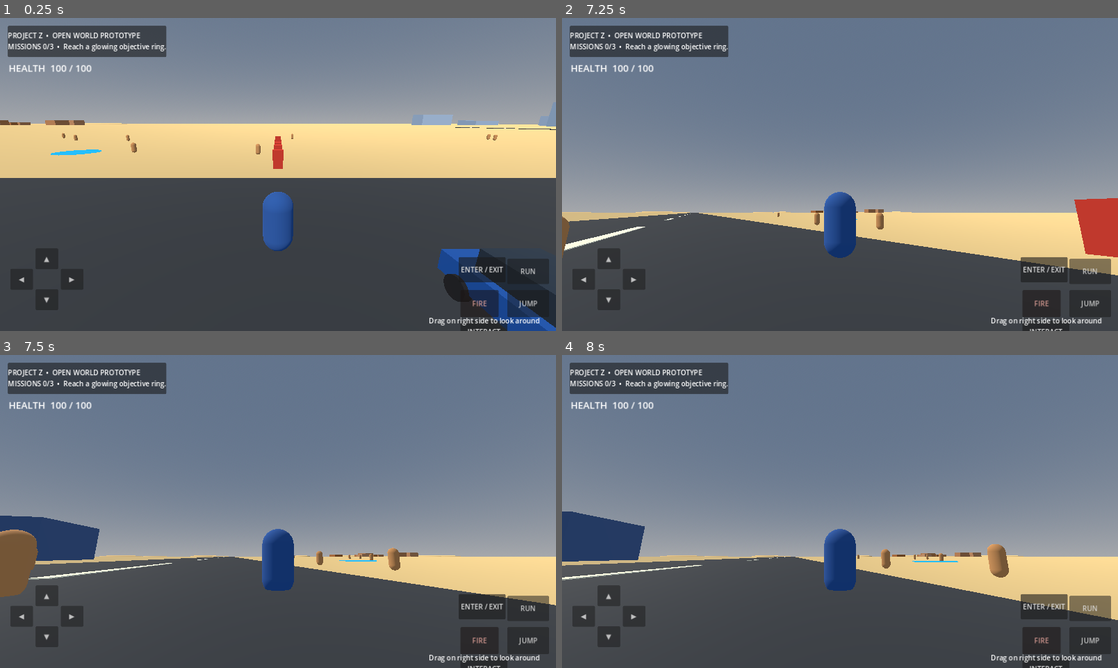
Above: before the commit, frames 1-4 (two rows, left to right).
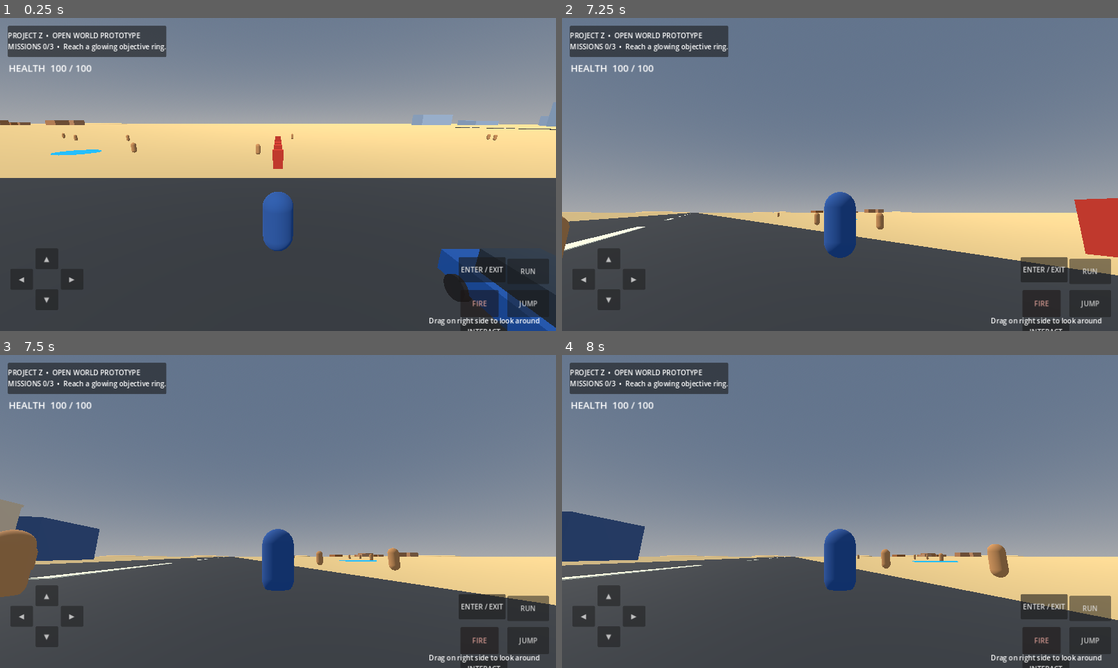
Above: after the commit, the same moments.

Repository: gyarasigujjar57-ops/ProjectZ-OpenWorld
Game: Godot game, scene res://scenes/Main.tscn
Two runs of this game, one before a commit and one after it. Both use one fixed random seed, a clock stepped at 60 frames per second and the inputs below.
Inputs (mouse positions are in pixels of both pictures, inside the frame that each line leads up to):
- Up to frame 1 (0.25 s): no input
- Up to frame 2 (7.25 s): tap Enter (ui_accept) at 0.5, 0.77, 6.77 s; move the mouse to (812, 237) at 0.52 s; hold Up (ui_up) 0.53-1.25 s; tap E at 0.6 s; click (812, 237) at 0.67 s; click "▲" at 1.25 s; click "▼" at 2 s; click "◀" at 2.75 s; click "▶" at 3.5 s; click "JUMP" at 4.25 s; click "FIRE" at 5 s; click "RUN" at 5.75 s; move the mouse to (878, 177) at 6.52 s; hold Up (ui_up) from 6.53 s (still down); tap F at 6.6 s
- Up to frame 3 (7.5 s): keep holding Up (ui_up); move the mouse to (233, 508) at 7.27 s; hold Shift from 7.28 s (still down)
- Up to frame 4 (8 s): keep holding Up (ui_up); keep holding Shift

Frames 1-2 are identical in both runs. In frame 3, 0.3% of the frame differs, in the area x 0-5%, y 46-57%; in frame 4, nothing differs.

Commit message:
Add integrated walkable furnished two-storey family home

Diff:
--- a/scripts/main.gd
+++ b/scripts/main.gd
@@ -12,6 +12,7 @@
 	_make_environment()
 	_make_ground()
 	_make_regions()
+	_make_home_compound()
 	_make_roads()
 	_make_targets()
 	_make_vehicle()
@@ -293,3 +294,134 @@
 		]
 		var line: String = lines[randi() % lines.size()]
 		ui_label.text = npc_name + "\n\"" + line + "\""
+
+
+# Starter family home: walkable two-storey house, roof tank, furnished rooms and five residents.
+func _make_home_compound() -> void:
+	var home := Node3D.new()
+	home.name = "WalkableFamilyHome"
+	home.position = Vector3(-22, 0, 20)
+	add_child(home)
+	var plaster := _home_material(Color(0.83, 0.72, 0.57))
+	var trim := _home_material(Color(0.42, 0.24, 0.15))
+	var floor_mat := _home_material(Color(0.56, 0.42, 0.29))
+	var blue := _home_material(Color(0.12, 0.32, 0.62))
+	var cream := _home_material(Color(0.86, 0.81, 0.67))
+	var green := _home_material(Color(0.18, 0.42, 0.28))
+	var pink := _home_material(Color(0.78, 0.26, 0.42))
+	# Ground-floor slab and first-floor slab. The front has a real doorway gap.
+	_home_box(home, "GroundFloor", Vector3(0, 0.12, 0), Vector3(12, 0.24, 10), floor_mat, true)
+	_home_box(home, "FirstFloor", Vector3(0, 3.15, 0), Vector3(12, 0.24, 10), floor_mat, true)
+	# Ground-floor walls, deliberately leaving the front entrance open.
+	_home_box(home, "BackWall", Vector3(0, 1.55, -4.9), Vector3(12, 3.1, 0.22), plaster, true)
+	_home_box(home, "LeftWall", Vector3(-5.9, 1.55, 0), Vector3(0.22, 3.1, 10), plaster, true)
+	_home_box(home, "RightWall", Vector3(5.9, 1.55, 0), Vector3(0.22, 3.1, 10), plaster, true)
+	_home_box(home, "FrontLeftWall", Vector3(-4.7, 1.55, 4.9), Vector3(2.4, 3.1, 0.22), plaster, true)
+	_home_box(home, "FrontRightWall", Vector3(4.7, 1.55, 4.9), Vector3(2.4, 3.1, 0.22), plaster, true)
+	_home_box(home, "FrontLintel", Vector3(0, 2.85, 4.9), Vector3(7, 0.5, 0.22), plaster, true)
+	# Upper storey walls and open landing access.
+	_home_box(home, "UpperBackWall", Vector3(0, 4.7, -4.9), Vector3(12, 3.1, 0.22), plaster, true)
+	_home_box(home, "UpperLeftWall", Vector3(-5.9, 4.7, 0), Vector3(0.22, 3.1, 10), plaster, true)
+	_home_box(home, "UpperRightWall", Vector3(5.9, 4.7, 0), Vector3(0.22, 3.1, 10), plaster, true)
+	_home_box(home, "UpperFrontLeft", Vector3(-4.4, 4.7, 4.9), Vector3(3.0, 3.1, 0.22), plaster, true)
+	_home_box(home, "UpperFrontRight", Vector3(4.4, 4.7, 4.9), Vector3(3.0, 3.1, 0.22), plaster, true)
+	_home_box(home, "UpperFrontLintel", Vector3(0, 6.0, 4.9), Vector3(5.8, 0.45, 0.22), plaster, true)
+	# Interior partition walls form a living room and kitchen downstairs, bedroom upstairs.
+	_home_box(home, "KitchenDivider", Vector3(2.3, 1.55, -1.2), Vector3(0.16, 3.1, 4.0), trim, true)
+	_home_box(home, "BedroomDivider", Vector3(-1.5, 4.7, -1.7), Vector3(0.16, 3.1, 6.0), trim, true)
+	# Simple solid steps give a visible climb to the upper floor.
+	for i in range(9):
+		var step := _home_box(home, "Stair_%02d" % i, Vector3(4.0, 0.18 + i * 0.34, 3.5 - i * 0.78), Vector3(1.5, 0.36, 0.92), trim, true)
+		step.rotation.y = 0.0
+	# Furnished ground floor: sofa, low table, TV cabinet, kitchen counter and sink.
+	_home_box(home, "SofaBase", Vector3(-3.8, 0.55, 0.7), Vector3(2.5, 0.55, 0.9), blue, false)
+	_home_box(home, "SofaBack", Vector3(-3.8, 1.05, 0.25), Vector3(2.5, 0.65, 0.22), blue, false)
+	_home_box(home, "CoffeeTable", Vector3(-2.1, 0.48, 1.2), Vector3(1.3, 0.12, 0.8), trim, false)
+	_home_box(home, "TVStand", Vector3(-5.1, 0.5, -2.4), Vector3(0.35, 0.8, 1.7), trim, false)
+	_home_box(home, "Television", Vector3(-4.85, 1.25, -2.4), Vector3(0.12, 1.0, 1.45), _home_material(Color(0.025, 0.035, 0.05)), false)
+	_home_box(home, "KitchenCounter", Vector3(4.0, 0.62, -2.8), Vector3(2.5, 1.0, 1.1), cream, false)
+	_home_box(home, "Sink", Vector3(3.6, 1.15, -2.8), Vector3(0.8, 0.06, 0.55), _home_material(Color(0.48, 0.62, 0.66)), false)
+	_home_box(home, "Fridge", Vector3(5.0, 1.15, -0.6), Vector3(0.8, 2.0, 0.8), cream, false)
+	# Upstairs bedroom: bed, headboard, pillows and wardrobe.
+	_home_box(home, "BedFrame", Vector3(-3.6, 3.55, -1.2), Vector3(2.6, 0.42, 3.1), trim, false)
+	_home_box(home, "Mattress", Vector3(-3.6, 3.82, -1.2), Vector3(2.45, 0.18, 2.95), cream, false)
+	_home_box(home, "PillowA", Vector3(-4.15, 3.98, -2.25), Vector3(0.75, 0.16, 0.48), _home_material(Color(0.92, 0.92, 0.88)), false)
+	_home_box(home, "PillowB", Vector3(-3.1, 3.98, -2.25), Vector3(0.75, 0.16, 0.48), _home_material(Color(0.92, 0.92, 0.88)), false)
+	_home_box(home, "Wardrobe", Vector3(-5.0, 4.45, 2.2), Vector3(1.2, 2.4, 1.0), trim, false)
+	_home_box(home, "BalconyFloor", Vector3(0, 3.3, 5.9), Vector3(7.0, 0.18, 2.0), floor_mat, true)
+	_home_box(home, "BalconyRail", Vector3(0, 3.85, 6.8), Vector3(7.0, 0.9, 0.12), trim, true)
+	# Roof parapet and rooftop water tank with four legs and cylinder body.
+	_home_box(home, "RoofSlab", Vector3(0, 6.35, 0), Vector3(12.2, 0.22, 10.2), plaster, true)
+	_home_box(home, "RoofFrontParapet", Vector3(0, 6.85, 4.85), Vector3(12, 0.8, 0.2), plaster, true)
+	_home_box(home, "TankLeg1", Vector3(3.3, 7.0, -2.8), Vector3(0.16, 1.2, 0.16), trim, false)
+	_home_box(home, "TankLeg2", Vector3(4.7, 7.0, -2.8), Vector3(0.16, 1.2, 0.16), trim, false)
+	_home_box(home, "TankLeg3", Vector3(3.3, 7.0, -1.4), Vector3(0.16, 1.2, 0.16), trim, false)
+	_home_box(home, "TankLeg4", Vector3(4.7, 7.0, -1.4), Vector3(0.16, 1.2, 0.16), trim, false)
+	var tank := MeshInstance3D.new()
+	tank.name = "RooftopWaterTank"
+	var cylinder := CylinderMesh.new()
+	cylinder.top_radius = 0.72
+	cylinder.bottom_radius = 0.72
+	cylinder.height = 1.25
+	tank.mesh = cylinder
+	tank.position = Vector3(4.0, 7.65, -2.1)
+	tank.material_override = _home_material(Color(0.18, 0.42, 0.58))
+	home.add_child(tank)
+	# Five stylised residents, each with head, hair, clothing, arms and legs.
+	_home_person(home, "Father", Vector3(-1.0, 0.0, 1.6), Color(0.12, 0.28, 0.52), Color(0.24, 0.14, 0.09), true, false)
+	_home_person(home, "Mother", Vector3(1.2, 0.0, 1.3), Color(0.67, 0.16, 0.32), Color(0.12, 0.07, 0.04), false, true)
+	_home_person(home, "Grandfather", Vector3(-4.0, 3.3, 1.0), Color(0.58, 0.58, 0.55), Color(0.72, 0.72, 0.68), true, false)
+	_home_person(home, "Son", Vector3(1.2, 3.3, -2.8), Color(0.12, 0.48, 0.3), Color(0.12, 0.07, 0.04), false, false)
+	_home_person(home, "Daughter", Vector3(2.7, 3.3, -2.6), Color(0.78, 0.42, 0.16), Color(0.1, 0.06, 0.04), false, true)
+	# Signboard at the front yard.
+	_home_box(home, "HomeSignPost", Vector3(-7.0, 1.1, 5.5), Vector3(0.12, 2.2, 0.12), trim, false)
+	_home_box(home, "HomeSign", Vector3(-7.0, 2.0, 5.5), Vector3(2.4, 0.85, 0.12), blue, false)
+
+func _home_material(color: Color) -> StandardMaterial3D:
+	var material := StandardMaterial3D.new()
+	material.albedo_color = color
+	material.roughness = 0.78
+	return material
+
+func _home_box(parent: Node3D, object_name: String, at: Vector3, size: Vector3, material: Material, collidable: bool) -> MeshInstance3D:
+	var body: Node3D = parent
+	var mesh_instance := MeshInstance3D.new()
+	mesh_instance.name = object_name
+	var box := BoxMesh.new()
+	box.size = size
+	mesh_instance.mesh = box
+	mesh_instance.position = at
+	mesh_instance.material_override = material
+	body.add_child(mesh_instance)
+	if collidable:
+		var static_body := StaticBody3D.new()
+		static_body.name = object_name + "Collision"
+		static_body.position = at
+		var shape_node := CollisionShape3D.new()
+		var shape := BoxShape3D.new()
+		shape.size = size
+		shape_node.shape = shape
+		static_body.add_child(shape_node)
+		parent.add_child(static_body)
+	return mesh_instance
+
+func _home_person(parent: Node3D, person_name: String, at: Vector3, shirt_color: Color, hair_color: Color, has_beard: bool, long_hair: bool) -> void:
+	var person := Node3D.new()
+	person.name = person_name
+	person.position = at
+	parent.add_child(person)
+	var skin := _home_material(Color(0.63, 0.43, 0.29))
+	var shirt := _home_material(shirt_color)
+	var trousers := _home_material(Color(0.12, 0.15, 0.2))
+	var hair := _home_material(hair_color)
+	_home_box(person, "Torso", Vector3(0, 1.12, 0), Vector3(0.55, 0.72, 0.32), shirt, false)
+	_home_box(person, "Head", Vector3(0, 1.78, 0), Vector3(0.38, 0.42, 0.36), skin, false)
+	_home_box(person, "Hair", Vector3(0, 2.0, -0.015), Vector3(0.4, 0.14, 0.39), hair, false)
+	_home_box(person, "LeftArm", Vector3(-0.37, 1.13, 0), Vector3(0.16, 0.64, 0.18), skin, false)
+	_home_box(person, "RightArm", Vector3(0.37, 1.13, 0), Vector3(0.16, 0.64, 0.18), skin, false)
+	_home_box(person, "LeftLeg", Vector3(-0.15, 0.48, 0), Vector3(0.18, 0.6, 0.22), trousers, false)
+	_home_box(person, "RightLeg", Vector3(0.15, 0.48, 0), Vector3(0.18, 0.6, 0.22), trousers, false)
+	if has_beard:
+		_home_box(person, "Beard", Vector3(0, 1.59, 0.19), Vector3(0.24, 0.16, 0.08), hair, false)
+	if long_hair:
+		_home_box(person, "LongHairBack", Vector3(0, 1.76, -0.19), Vector3(0.36, 0.45, 0.13), hair, false)
